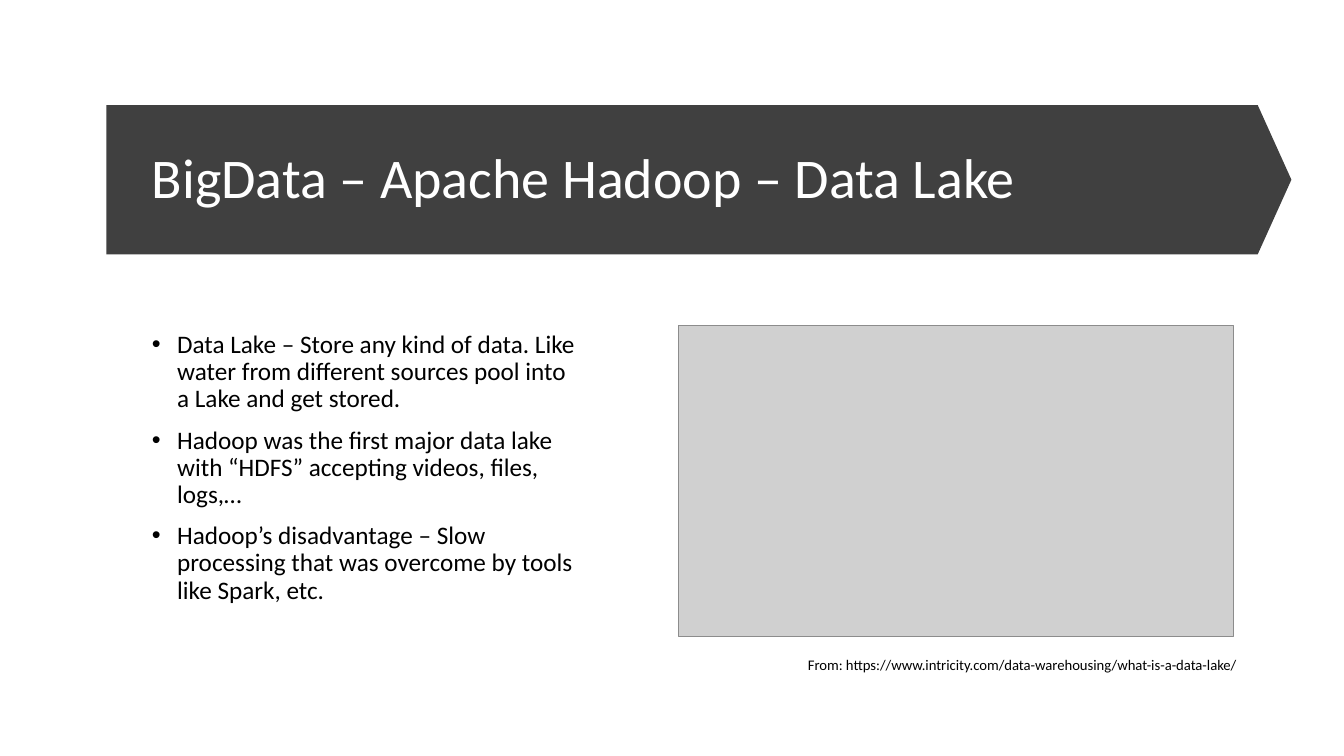
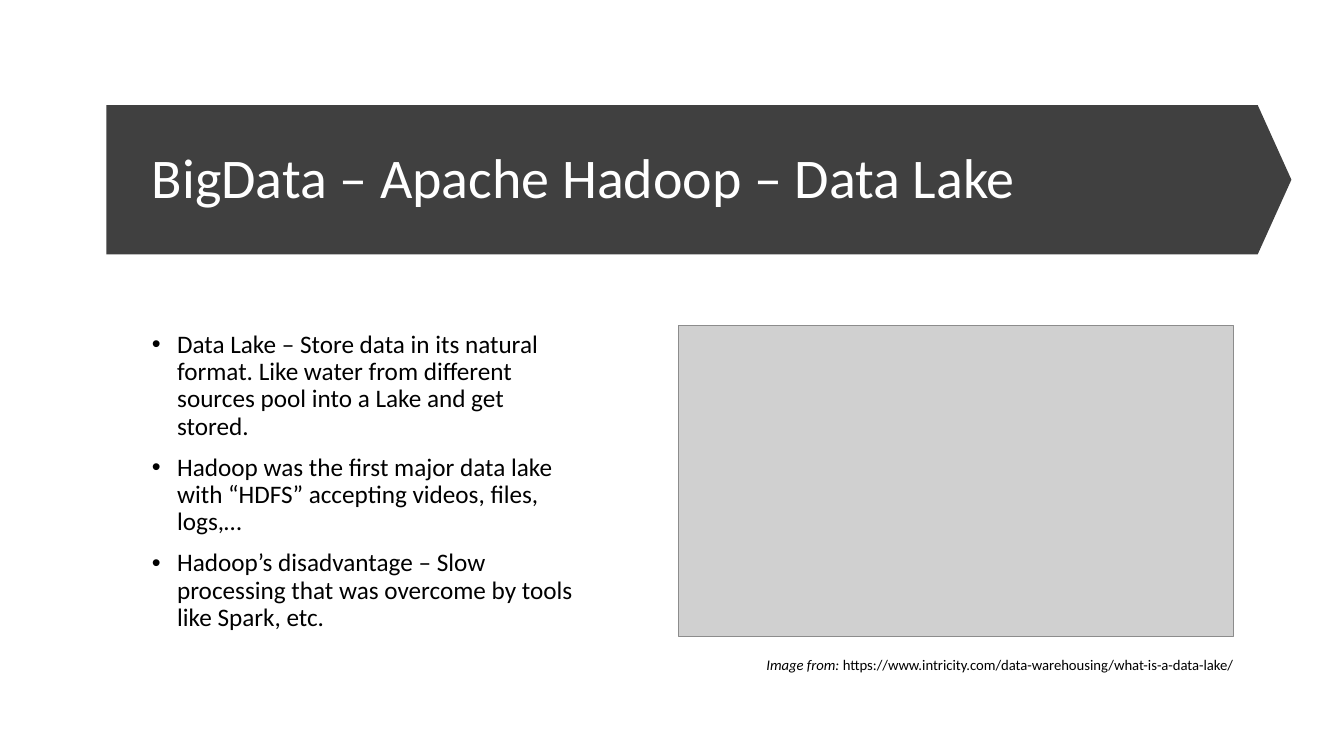
Before and after one commit to dinesarun/azurevidyapeeth, a slide deck: slide 3 of Feb26-AzureDataLake/AzureDataLake+Hadoop3.0.pptx. Drawn at 1344x756 pixels with LibreOffice and Linux fonts; fonts in the diff are those of the drawing; grey boxes stand for pictures. Boxes give left, top, right and bottom in pixels: in the first picture for what was removed or moved away, otherwise in the second. Text is boxed around its words. In the diff, an @@ line names an element or a change of style, - is before the commit and + after.

```diff
--- a/Feb26-AzureDataLake/AzureDataLake+Hadoop3.0.pptx
+++ b/Feb26-AzureDataLake/AzureDataLake+Hadoop3.0.pptx
@@ text at bbox=[177, 335, 538, 436]: text changed @@
-• Data Lake – Store any kind of data. Like water from different sources pool into a Lake and get stored.
+• Data Lake – Store data in its natural format. Like water from different sources pool into a Lake and get stored.
@@ text at bbox=[766, 659, 1233, 673]: text changed @@
-From: https://www.intricity.com/data-warehousing/what-is-a-data-lake/
+Image from: https://www.intricity.com/data-warehousing/what-is-a-data-lake/
```
Also in this commit, not shown: 6 other slides changed, 1 slide added, 1 slide removed.
